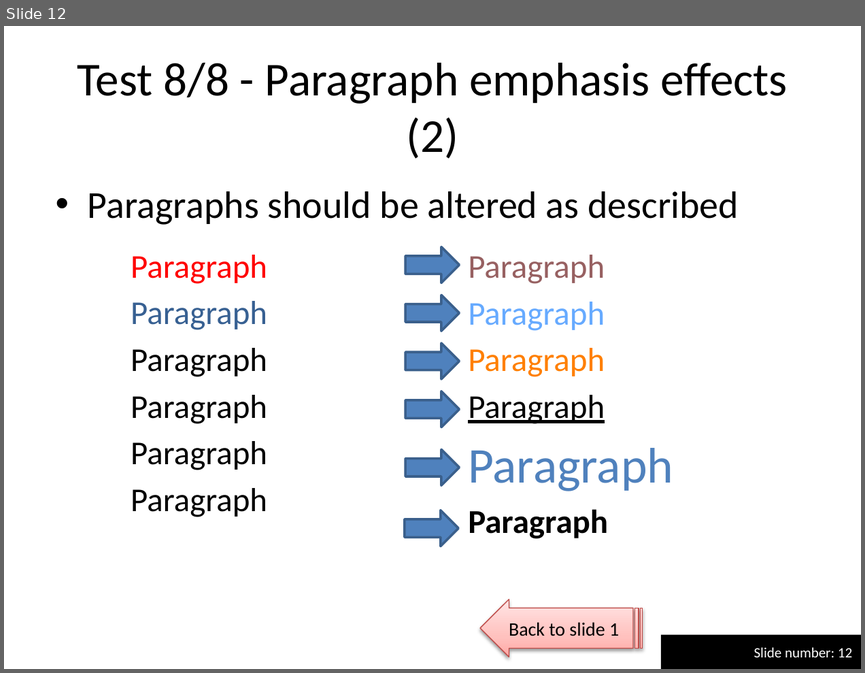
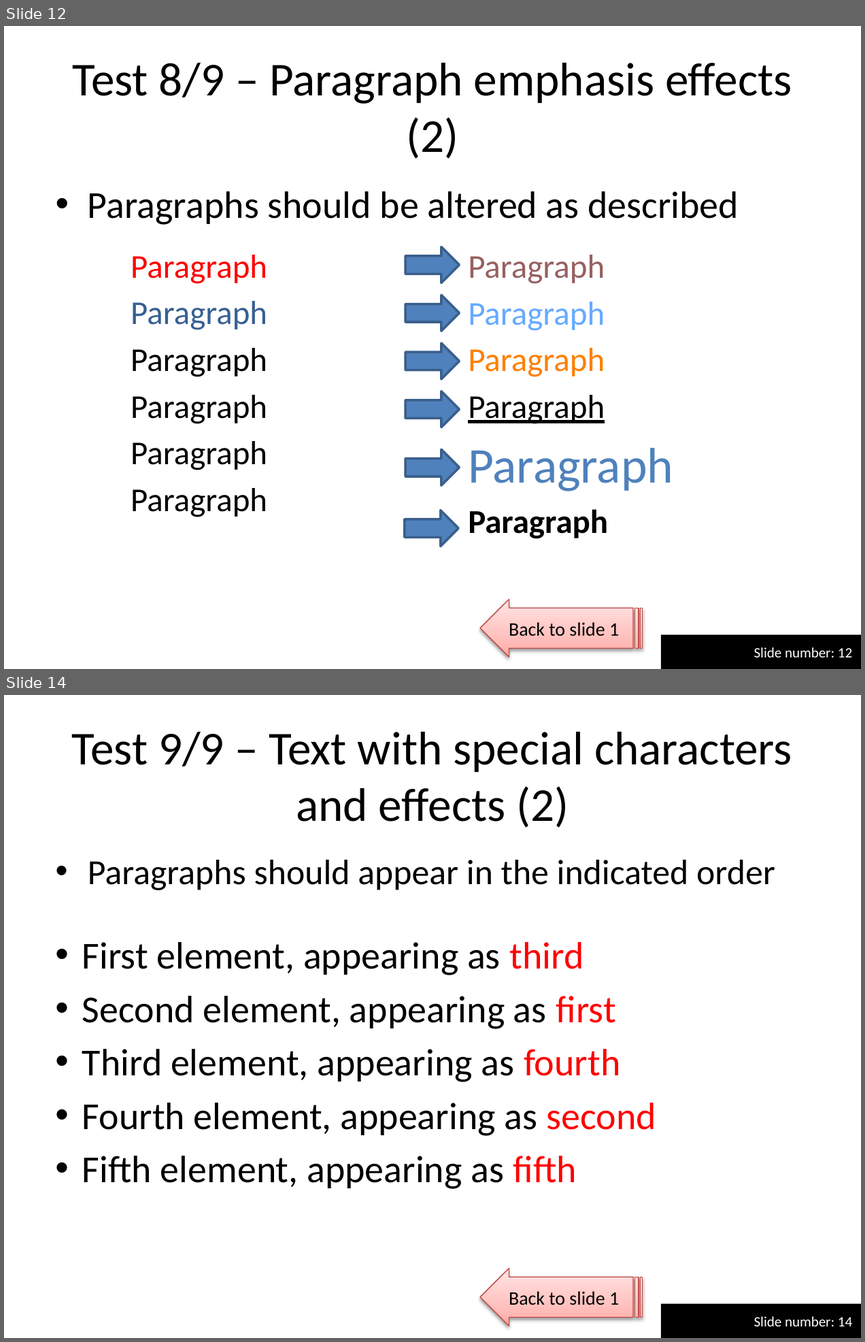
Before and after one commit to maxonthegit/PPspliT, a slide deck: src/PPT12+/PPspliT.pptm. Shown one above the other, each under a label of ours: slide 12 before the commit, slides 12 and 14 after it; the slides between them are not shown. The pictures are 865x673 and 865x1342 pixels, drawn with LibreOffice and Linux fonts; fonts in the diff are those of the drawing. Boxes give left, top, right and bottom in pixels: in the first picture for what was removed or moved away, otherwise in the second. Text is boxed around its words. In the diff, an @@ line names an element or a change of style, - is before the commit and + after.

```diff
--- a/src/PPT12+/PPspliT.pptm
+++ b/src/PPT12+/PPspliT.pptm
@@ slide 14 added at bbox=[4, 695, 861, 1338], background #FFFFFF @@
@@ title added at bbox=[72, 732, 792, 828], 39.6 pt, text #000000 @@
+Test 9/9 – Text with special characters and effects (2)
@@ text added at bbox=[88, 860, 775, 890], 29.6 pt, text #000000 @@
+• Paragraphs should appear in the indicated order
@@ text added at bbox=[82, 942, 656, 1189], 32 pt, text #000000 @@
+• First element, appearing as third
+• Second element, appearing as first
+• Third element, appearing as fourth
+• Fourth element, appearing as second
+• Fifth element, appearing as fifth
@@ striped right arrow added at bbox=[481, 1268, 643, 1325], fill gradient #FFA6A5 to #FFC0BF to #FFE7E7, outline #BF4C48 0.75 pt, 16 pt, text #000000 @@
+Back to slide 1
@@ page number added at bbox=[661, 1304, 861, 1338], fill #000000, 12 pt, text #FFFFFF @@
+Slide number: 14
@@ slide 12 changed as well @@
@@ title at bbox=[73, 63, 792, 159]: text changed @@
-Test 8/8 - Paragraph emphasis effects (2)
+Test 8/9 – Paragraph emphasis effects (2)
```
Also in this commit, not shown: 11 other slides changed, 1 other slide added.
